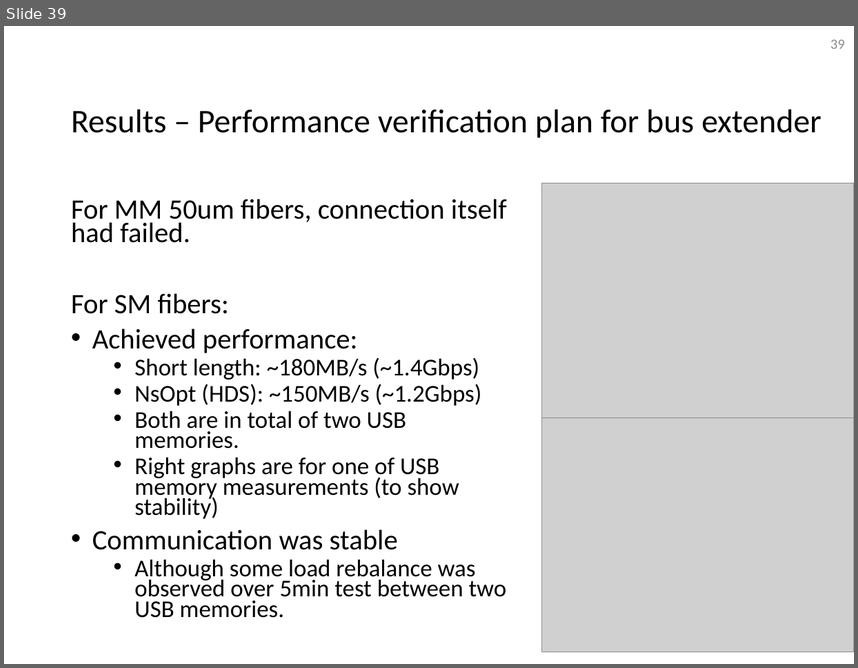
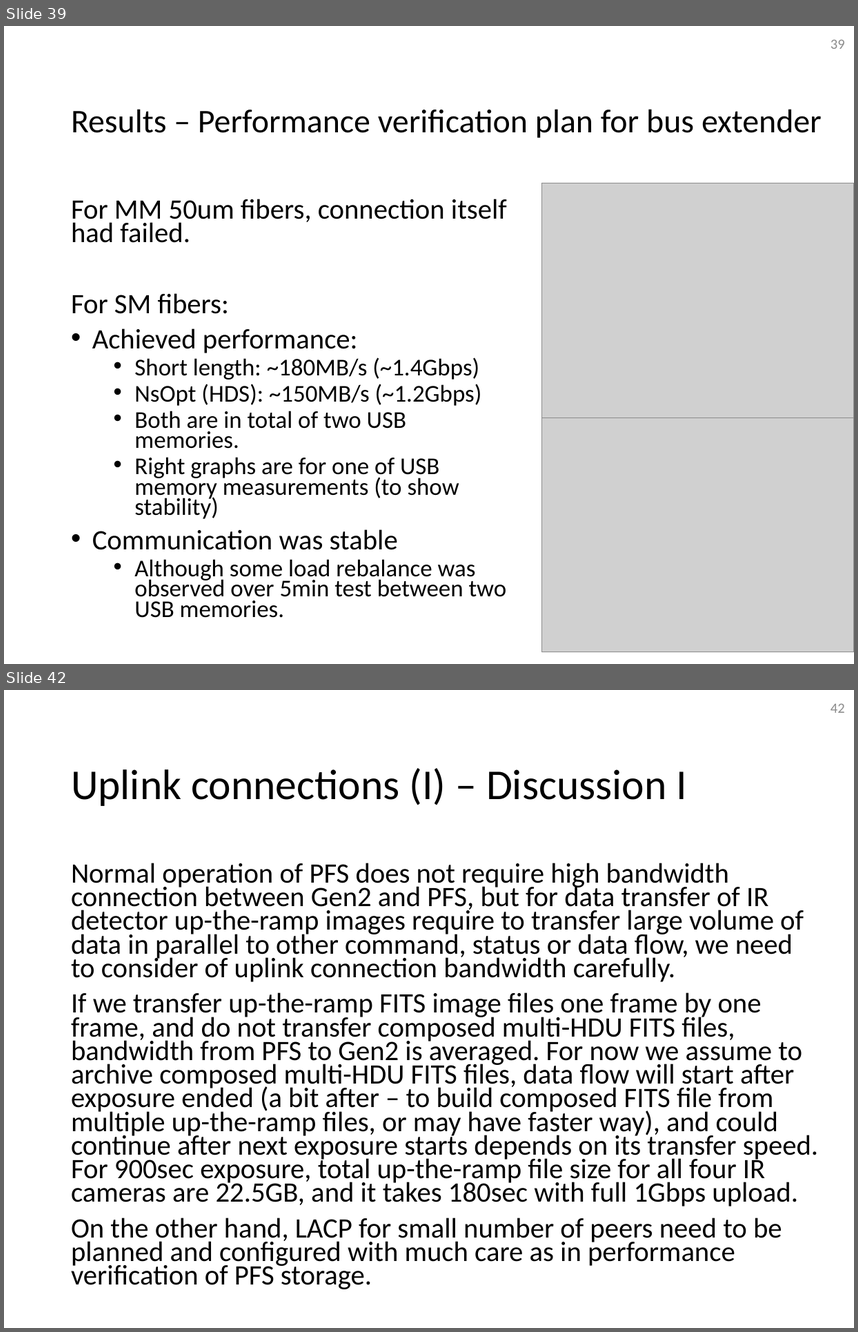
Before and after one commit to Subaru-PFS/ics_doc, a slide deck: SSN-00029.pptx. Shown one above the other, each under a label of ours: slide 39 before the commit, slides 39 and 42 after it; the slides between them are not shown. The pictures are 858x668 and 858x1332 pixels, drawn with LibreOffice and Linux fonts; fonts in the diff are those of the drawing; grey boxes stand for pictures. Boxes give left, top, right and bottom in pixels: in the first picture for what was removed or moved away, otherwise in the second. Text is boxed around its words. In the diff, an @@ line names an element or a change of style, - is before the commit and + after.

Commit message:
* filled discussion I, II, V

```diff
--- a/SSN-00029.pptx
+++ b/SSN-00029.pptx
@@ slide 42 added at [4, 690, 854, 1328], background #FFFFFF @@
@@ page number added at [831, 704, 845, 713], 12 pt, text #8C8C8C @@
+42
@@ title added at [71, 768, 686, 806], 36 pt, text #000000 @@
+Uplink connections (I) – Discussion I
@@ text added at [71, 862, 818, 1289], 23.8 pt, text #000000 @@
+Normal operation of PFS does not require high bandwidth connection between Gen2 and PFS, but for data transfer of IR detector up-the-ramp images require to transfer large volume of data in parallel to other command, status or data flow, we need to consider of uplink connection bandwidth carefully.
+If we transfer up-the-ramp FITS image files one frame by one frame, and do not transfer composed multi-HDU FITS files, bandwidth from PFS to Gen2 is averaged. For now we assume to archive composed multi-HDU FITS files, data flow will start after exposure ended (a bit after – to build composed FITS file from multiple up-the-ramp files, or may have faster way), and could continue after next exposure starts depends on its transfer speed. For 900sec exposure, total up-the-ramp file size for all four IR cameras are 22.5GB, and it takes 180sec with full 1Gbps upload.
+On the other hand, LACP for small number of peers need to be planned and configured with much care as in performance verification of PFS storage.
```
Also in this commit, not shown: 12 slides changed, 7 other slides added.
